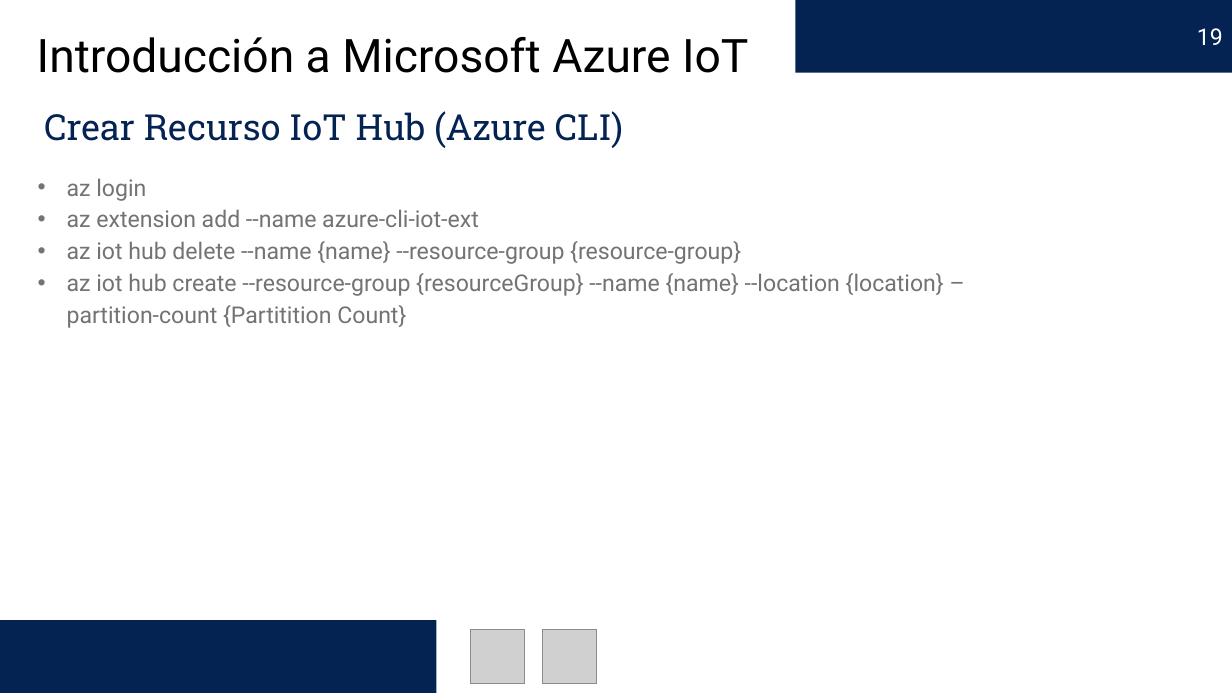
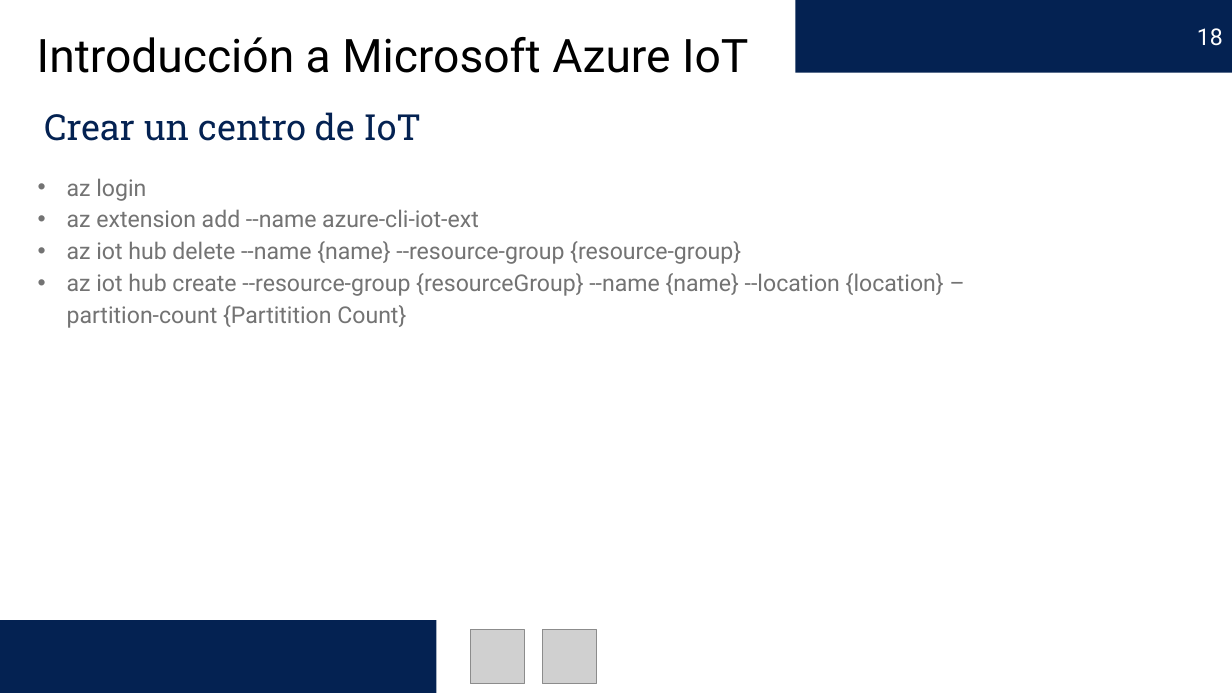
Before and after one commit to edercarmona/AzureIoT, a slide deck: slide 18 of Introducción a Microsoft Azure IoT.pptx (slide 19 before the commit). Drawn at 1232x693 pixels with LibreOffice and Linux fonts; fonts in the diff are those of the drawing; grey boxes stand for pictures. Boxes give left, top, right and bottom in pixels: in the first picture for what was removed or moved away, otherwise in the second. Text is boxed around its words. In the diff, an @@ line names an element or a change of style, - is before the commit and + after.

```diff
--- a/Introducción a Microsoft Azure IoT.pptx
+++ b/Introducción a Microsoft Azure IoT.pptx
@@ page number at [1197, 28, 1223, 46]: text changed @@
-19
+18
@@ text at [44, 112, 422, 141]: text changed @@
-Crear Recurso IoT Hub (Azure CLI)
+Crear un centro de IoT
```
Also in this commit, not shown: 6 other slides changed, 1 slide added, 1 other file.
